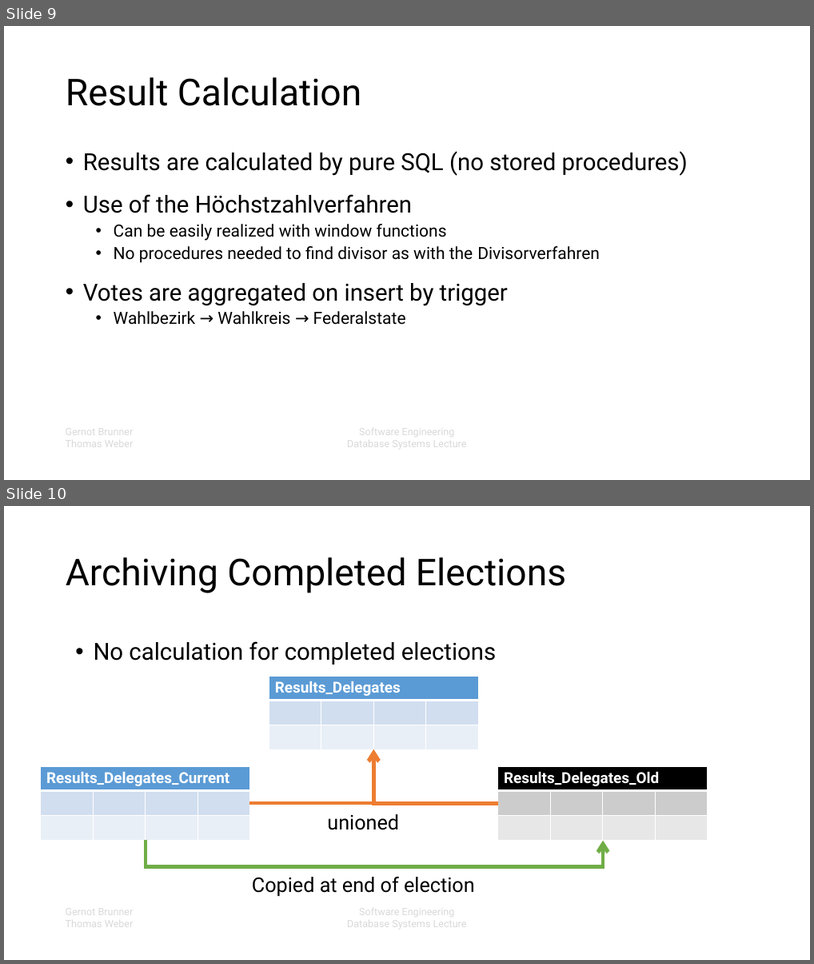
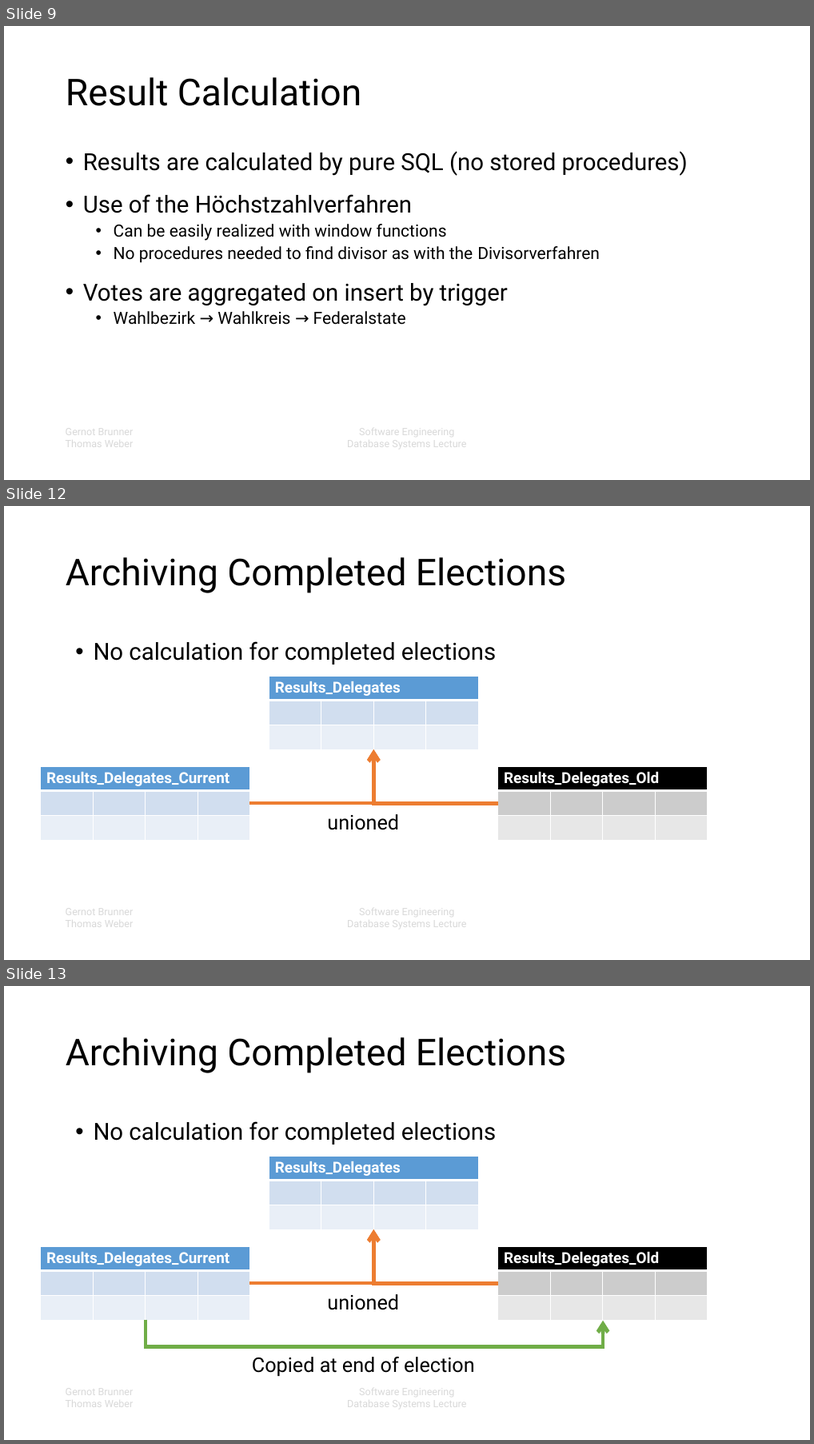
Before and after one commit to elordin/dbs, a slide deck: slides.pptx. Shown one above the other, each under a label of ours: slides 9 and 10 before the commit, slides 9, 12 and 13 after it; the slides between them are not shown. The pictures are 814x964 and 814x1444 pixels, drawn with LibreOffice and Linux fonts; fonts in the diff are those of the drawing; background and template pictures are left out. Boxes give left, top, right and bottom in pixels: in the first picture for what was removed or moved away, otherwise in the second. Text is boxed around its words. In the diff, an @@ line names an element or a change of style, - is before the commit and + after.

Commit message:
-splitted archiv tables in more slides

```diff
--- a/slides.pptx
+++ b/slides.pptx
@@ slide 12 added at (4, 506, 810, 960), background #FFFFFF; not listed: 2 template elements that a slide beside it also shows @@
@@ title added at (66, 557, 566, 593), 44 pt, text #000000 @@
+Archiving Completed Elections
@@ text added at (94, 641, 497, 664), 28 pt, text #000000 @@
+  • No calculation for completed elections
@@ table added at (269, 676, 479, 750), 3 rows, 4 columns @@
+Results_Delegates |  |  | 
+ |  |  | 
+ |  |  | 
@@ table added at (40, 766, 251, 840), 3 rows, 4 columns @@
+Results_Delegates_Current |  |  | 
+ |  |  | 
+ |  |  | 
@@ elbow arrow added from (250, 803) to (374, 749), #ED7D31 4.5 pt @@
@@ elbow arrow added from (498, 803) to (374, 749), #ED7D31 4.5 pt @@
@@ table added at (498, 766, 709, 840), 3 rows, 4 columns @@
+Results_Delegates_Old |  |  | 
+ |  |  | 
+ |  |  | 
@@ text added at (327, 814, 399, 830), 24 pt, text #000000 @@
+  unioned
@@ what was slide 10 is now slide 13 @@
```
Also in this commit, not shown: 3 other slides added, 1 slide removed.
